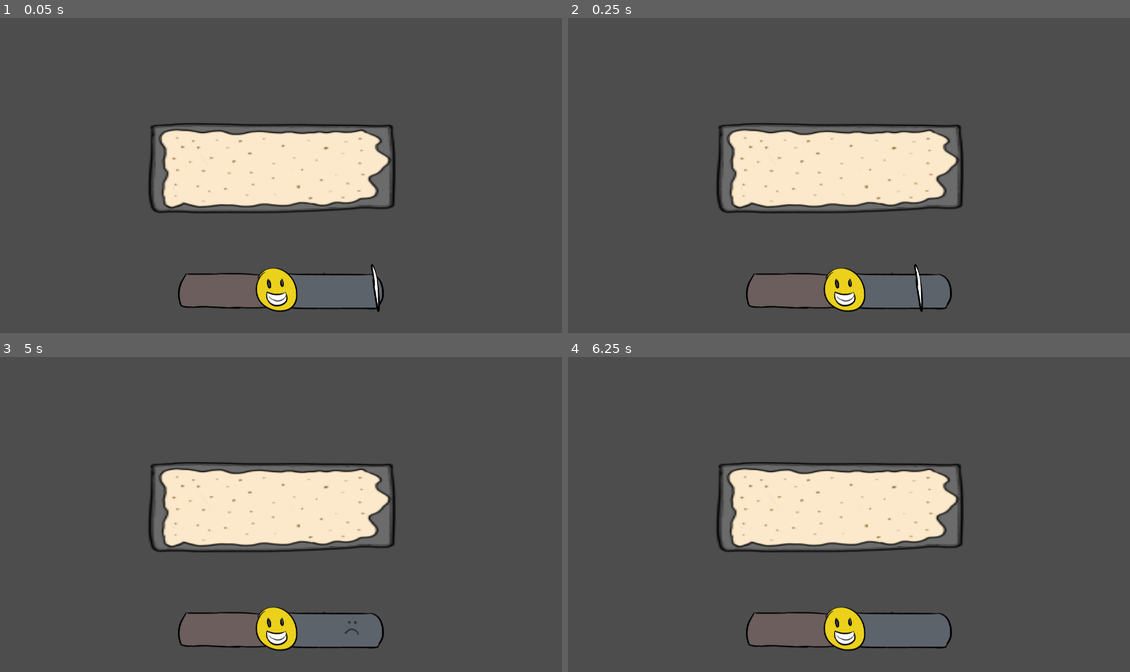
Above: before the commit, frames 1-4 (two rows, left to right).
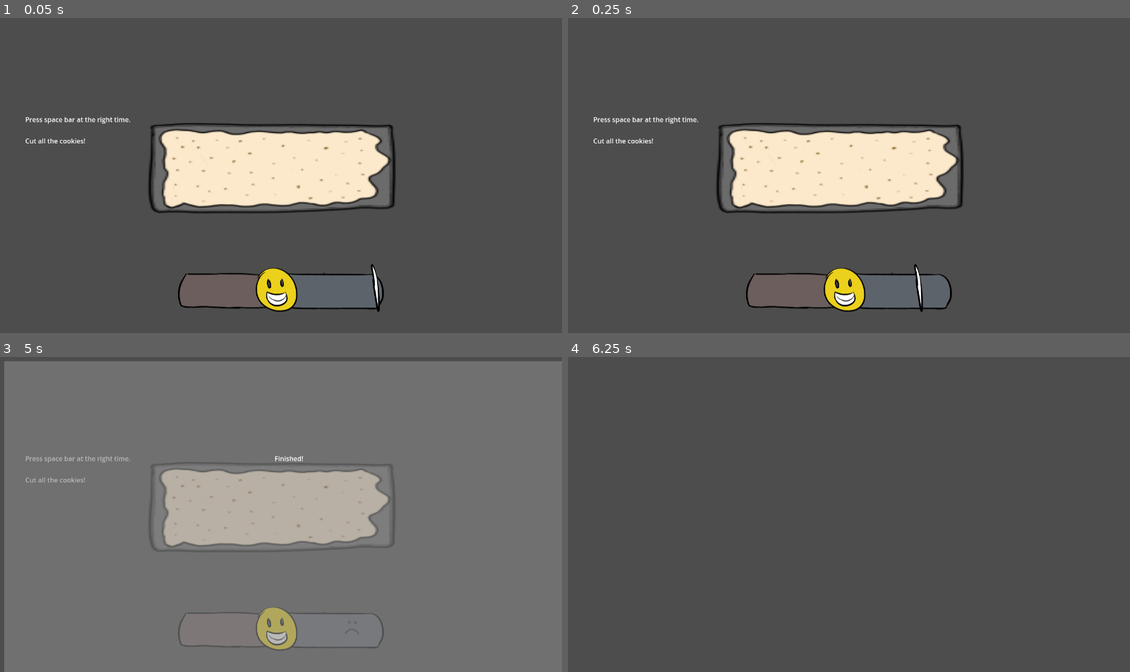
Above: after the commit, the same moments.

Repository: yanalex981/Tasty-Treads
Game: Godot game, scene res://Scenes/Microgames/CutterMicrogame.tscn
The game is run twice, just before and just after one commit, with the same random seed, the same clock (stepped at 60 frames per second) and the same inputs. This scene is started directly instead of the project's main scene.
Inputs:
- Up to frame 1 (0.05 s): no input
- Up to frame 2 (0.25 s): no input
- Up to frame 3 (5 s): tap Space (interact) at 0.5, 1.25, 1.35, 2, 2.75, 2.85, 3.5, 4.25, 4.35 s; hold D (right) 0.53-1.28 s; tap Enter (ui_accept) at 0.6, 0.77, 1.07, 1.52, 1.55, 1.82, 2.1, 3.02, 3.05, 3.32, 3.6, 3.77, 4.07, 4.52, 4.55, 4.82 s; hold S (down) 1.28-2.03 s; hold D (right) 2.03-2.78 s; hold W (up) 2.78-3.53 s; hold A (left) from 3.53 s (still down)
- Up to frame 4 (6.25 s): release A (left) at 5.03 s; hold S (down) 5.03-5.78 s; tap Enter (ui_accept) at 5.1, 6.02, 6.05 s; hold D (right) from 5.78 s (still down); tap Space (interact) at 5.85 s

The runs differ from the first frame. In frame 1, 0.3% of the frame differs, in the area x 4-24%, y 31-40%; in frame 2, 0.3%; in frame 3, 96%, in the area x 0-100%, y 1-100%; in frame 4, 15%.

Commit message:
Game finish added
Game successfully finishes once the finish condition has been met; all beats have been spawned and  finished going through the beat bar

Diff:
--- a/Scenes/Microgames/CutterMicrogame.tscn
+++ b/Scenes/Microgames/CutterMicrogame.tscn
@@ -1,9 +1,8 @@
-[gd_scene load_steps=11 format=3 uid="uid://bf170ixwfsgqe"]
+[gd_scene load_steps=10 format=3 uid="uid://bf170ixwfsgqe"]
 
 [ext_resource type="Script" path="res://Scripts/Microgames/Cutting/CutterMicrogame.gd" id="1_j6wog"]
 [ext_resource type="Texture2D" uid="uid://r856on8segq7" path="res://Assets/Microgames/cookiePanSpriteSheet.png" id="2_0vcw7"]
 [ext_resource type="Texture2D" uid="uid://bsnlpogoccg8o" path="res://Assets/Microgames/Minigame UI/timingBar.png" id="2_jpjhd"]
-[ext_resource type="Script" path="res://Scripts/Microgames/Cutting/BeatSpawner.gd" id="4_a0uo5"]
 [ext_resource type="PackedScene" uid="uid://cxh5xwbfxbeut" path="res://Scenes/Microgames/Beat.tscn" id="5_r8cut"]
 [ext_resource type="PackedScene" uid="uid://brtd0j1s4tn1u" path="res://Scenes/Microgames/CookieHole.tscn" id="6_tdrc7"]
 [ext_resource type="PackedScene" uid="uid://8p5xws8qqght" path="res://Scenes/Microgames/Cookie.tscn" id="7_b50gj"]
@@ -19,6 +18,11 @@
 
 [node name="CutterMicrogame" type="Node2D"]
 script = ExtResource("1_j6wog")
+beat_scene = ExtResource("5_r8cut")
+hole_scene = ExtResource("6_tdrc7")
+cookie_scene = ExtResource("7_b50gj")
+
+[node name="CookieStack" type="Node2D" parent="."]
 
 [node name="DoughTray" type="Sprite2D" parent="."]
 position = Vector2(664, 368)
@@ -89,10 +93,6 @@
 shape = SubResource("RectangleShape2D_anhrq")
 
 [node name="BeatSpawner" type="Node2D" parent="TimingBar"]
-script = ExtResource("4_a0uo5")
-beat_scene = ExtResource("5_r8cut")
-hole_scene = ExtResource("6_tdrc7")
-cookie_scene = ExtResource("7_b50gj")
 
 [node name="BeatSpawnLocation" type="Marker2D" parent="TimingBar/BeatSpawner"]
 position = Vector2(235, 175)
@@ -101,7 +101,6 @@
 position = Vector2(1060, 441)
 
 [node name="UI" type="Control" parent="."]
-visible = false
 layout_mode = 3
 anchors_preset = 0
 offset_left = 17.0
--- a/Scripts/Microgames/Cutting/BeatSpawner.gd
+++ b/Scripts/Microgames/Cutting/BeatSpawner.gd
@@ -25,6 +25,8 @@
 var score = 0
 var upgradeEnabled = false
 
+signal game_ended(score)
+
 func _ready():
 	# Spawn the first beat
 	var beat = beat_scene.instantiate()
@@ -49,7 +51,10 @@
 		activeBeats.push_back(beat)
 
 	elif totalBeatsSpawned == numBeats and activeBeats.size() == 0:
-		pass # Replace with code for closing
+		emit_signal("game_ended", score)
+
+		# Close the game
+		queue_free()
 
 	elif totalBeatsSpawned > numBeats:
 		# If there are ever more beats than cookies to cut, remove excess beats
--- a/Scripts/Microgames/Cutting/CutterMicrogame.gd
+++ b/Scripts/Microgames/Cutting/CutterMicrogame.gd
@@ -1,15 +1,153 @@
 extends Node2D
 
-@onready var spawner = $"BeatSpawner"
+@export var beat_scene: PackedScene
+@export var hole_scene: PackedScene
+@export var cookie_scene: PackedScene
 
+@onready var spawn_position = $"TimingBar/BeatSpawner/BeatSpawnLocation"
+@onready var hole_spawner = $"DoughTray/CookieHoleSpawnPoints" # Points to tree location DoughTray/CookieHoleSpawnPoints
+@onready var cookie_spawnpoint = $"CookieSpawnPoint" # Points to tree location CutterMinigame/CookieSpawnPoint
+@onready var timing_bar = $"TimingBar"
+@onready var end_display = $"UI/EndUI"
+@onready var cookie_stack = $"CookieStack"
 
-# Called when the node enters the scene tree for the first time.
+const TIME_TO_SPAWN: int = 4 # IMPORTANT: Needs to be a multiple of BEATS_TO_MOVE parameter from Beat class or timing messes up. Currently working with double value.
+const TIME_INCREASE_VALUE: int = 10 #IMPORTANT: Needs to be a multiple of BEAT_SPEED parameter from Beat class or timing messes up. Currently working with equal value.
+const SCORE_TO_PASS: int = 60
+const GOOD_SCORE = 7
+const PERFECT_SCORE = 10
+
+var numBeats = 12
+var timeSinceSpawn = 0
+var totalBeatsSpawned = 0
+var activeBeats = []
+var spawnPointIndex = 0
+var holeSpawnLocations
+var cookieHeight = 10
+var baseCookieSpawnX
+var score = 0
+var upgradeEnabled = false
+
+signal game_ended(score)
+
 func _ready():
-	#print("Areas centered at (%s, %s)" % [$"TimingBar/PerfectArea/CollisionShape2D".global_position.x, $"TimingBar/PerfectArea/CollisionShape2D".global_position.y])
-	#print("Spawn location at (%s, %s)" % [$"TimingBar/BeatSpawner/BeatSpawnLocation".global_position.x, $"TimingBar/BeatSpawner/BeatSpawnLocation".global_position.y])
-	pass # Replace with function body.
+	# Spawn the first beat
+	var beat = beat_scene.instantiate()
+	timing_bar.add_child.call_deferred(beat)
+	beat.global_position = spawn_position.position
+	totalBeatsSpawned += 1
+	activeBeats.push_back(beat)
+	# Set the hole spawn locations
+	holeSpawnLocations = hole_spawner.get_children()
 
+	# Store the base x position of the cookie spawner
+	baseCookieSpawnX = cookie_spawnpoint.position.x
 
-# Called every frame. 'delta' is the elapsed time since the previous frame.
 func _process(delta):
-	pass
+	timeSinceSpawn += TIME_INCREASE_VALUE * delta
+	if timeSinceSpawn >= TIME_TO_SPAWN and totalBeatsSpawned < numBeats:
+		timeSinceSpawn = 0
+		var beat = beat_scene.instantiate()
+		timing_bar.add_child.call_deferred(beat)
+		beat.global_position = spawn_position.position
+		totalBeatsSpawned += 1
+		activeBeats.push_back(beat)
+
+	elif totalBeatsSpawned == numBeats and activeBeats.size() == 0:
+			# show the game ended
+		end_display.show()
+
+		emit_signal("game_ended", score)
+
+		# close game
+		await get_tree().create_timer(1.0).timeout
+		queue_free()
+
+	elif totalBeatsSpawned > numBeats:
+		# If there are ever more beats than cookies to cut, remove excess beats
+		activeBeats.pop_back().queue_free()
+		totalBeatsSpawned -= 1
+
+	# ---------- Button Input ---------- #
+	if Input.is_action_just_pressed("ui_accept"):
+		calculate_points()
+
+func calculate_points():
+	if activeBeats.size() > 0:
+		# Behaviour is different when Dual-Wield Cookie Cutters upgrade is active
+		if !upgradeEnabled:
+			# Create a new hole at the appropriate location
+			var newHole = hole_scene.instantiate()
+			var beatType = activeBeats[0].beatType
+			newHole.spriteType = beatType
+			hole_spawner.add_child.call_deferred(newHole)
+			newHole.global_position = holeSpawnLocations[spawnPointIndex].position
+			spawnPointIndex += 1
+
+			# Increase score based on beat type
+			if beatType == "good":
+				score += GOOD_SCORE
+			elif beatType == "perfect":
+				score += PERFECT_SCORE
+
+			# Place a cookie if the beat was good or perfect
+			if beatType == "good" or beatType == "perfect":
+				var newCookie = cookie_scene.instantiate()
+				cookie_stack.add_child.call_deferred(newCookie)
+				# Place the cookie at the spawn point
+				newCookie.global_position = cookie_spawnpoint.position
+				# Move the spawn point for the next cookie
+				cookie_spawnpoint.position.y -= cookieHeight
+				# Offset the cookie spawnpoint x by some random value
+				var xOffset = randi_range(-10, 10)
+				cookie_spawnpoint.position.x = baseCookieSpawnX + xOffset
+
+		# When the ugrade is active, 2 holes need to be spawned per successful cut and the total number of beats decreases
+		else:
+			# Create a new hole at the appropriate location
+			var newHole = hole_scene.instantiate()
+			var beatType = activeBeats[0].beatType
+			newHole.spriteType = beatType
+			hole_spawner.add_child.call_deferred(newHole)
+			newHole.global_position = holeSpawnLocations[spawnPointIndex].position
+			spawnPointIndex += 1
+			# If the hole was successfully cut, repeat the hole spawn at the next position using the same hole type
+			if beatType == "good" or beatType == "perfect":
+				newHole = hole_scene.instantiate()
+				newHole.spriteType = beatType
+				hole_spawner.add_child.call_deferred(newHole)
+				newHole.global_position = holeSpawnLocations[spawnPointIndex].position
+				spawnPointIndex += 1
+
+				# Place the first cookie
+				var newCookie = cookie_scene.instantiate()
+				cookie_stack.add_child.call_deferred(newCookie)
+				# Place the cookie at the spawn point
+				newCookie.global_position = cookie_spawnpoint.position
+				# Move the spawn point for the next cookie
+				cookie_spawnpoint.position.y -= cookieHeight
+				# Offset the cookie spawnpoint x by some random value
+				var xOffset = randi_range(-10, 10)
+				cookie_spawnpoint.position.x = baseCookieSpawnX + xOffset
+
+				# Place the second cookie
+				newCookie = cookie_scene.instantiate()
+				cookie_stack.add_child.call_deferred(newCookie)
+				newCookie.global_position = cookie_spawnpoint.position
+				# Move the spawn point for the next cookie
+				cookie_spawnpoint.position.y -= cookieHeight
+				# Offset the cookie spawnpoint x by some random value
+				xOffset = randi_range(-10, 10)
+				cookie_spawnpoint.position.x = baseCookieSpawnX + xOffset
+
+				# Decrease the total spawned beats
+				numBeats -= 1
+
+			# Increase score based on beat type
+			if beatType == "good":
+				score += GOOD_SCORE * 2
+			elif beatType == "perfect":
+				score += PERFECT_SCORE * 2
+
+		# Remove the front beat from the queue
+		activeBeats.pop_front().delete()
